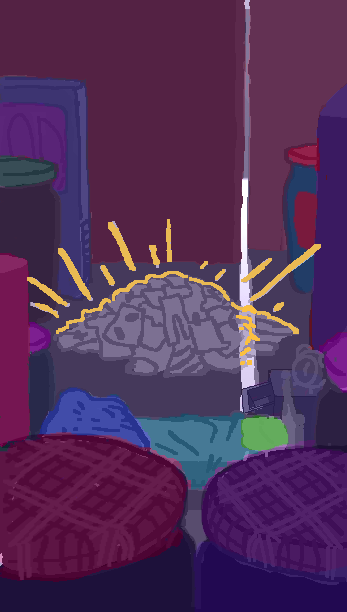
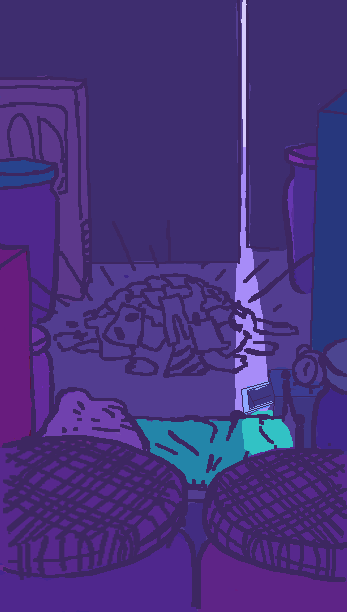
Layers edited between the first and the second (347, 612) image:
hid "Layer 10" over 27, 219, 321, 365
hid "Layer 9 copy 3", blend color → normal over 0, 0, 347, 612
hid "Layer 9 copy", blend color → dissolve over 0, 0, 347, 612
renamed "Fills" to "Fills copy", moved it into group "V1" over 0, 0, 347, 612
moved "Lines" (2nd of 5, in "V2") into group "V2" over 0, 76, 347, 609
painted on "Lines" (3rd of 5, in "V2" › "Lines") over 0, 77, 36, 441
moved "Layer 1" (1st of 2, in "V2") into group "V2" over 0, 0, 347, 612
added group "V3" with 24 layers above "Background" over 0, 0, 347, 612
added layer "Color Fill 3" (dissolve) in group "V3" over 0, 0, 347, 612
added group "Lines" (4th of 5, in "V3") with 16 layers in group "V3" over 0, 0, 347, 609
added layer "Lines" (5th of 5, in "V3" › "Lines") in group "Lines" over 0, 77, 314, 441
added layer "Clothes" (3rd of 3, in "V3" › "Lines") in group "Lines" over 3, 76, 299, 461
added layer "Layer 11" in group "Lines" over 91, 0, 347, 347
added group "jamLidLines" (3rd of 3, in "V3" › "Lines") with 5 layers in group "Lines" over 3, 438, 347, 580
added layer "Jars2 copy" (3rd of 3, in "V3" › "Lines" › "jamLidLines") in group "jamLidLines" over 3, 438, 183, 580
added layer "Layer 3 copy" (3rd of 3, in "V3" › "Lines" › "jamLidLines") in group "jamLidLines" over 3, 438, 326, 575
added layer "Jars2" (3rd of 3, in "V3" › "Lines" › "jamLidLines") in group "jamLidLines" over 209, 450, 347, 580
added layer "Layer 3" (3rd of 3, in "V3" › "Lines" › "jamLidLines") in group "jamLidLines" over 213, 450, 347, 575
added layer "Jars" (3rd of 3, in "V3" › "Lines") in group "Lines" over 0, 143, 347, 609
added layer "BedFrame" (3rd of 3, in "V3" › "Lines") in group "Lines" over 186, 370, 305, 503
added layer "Layer 14" in group "V3" over 175, 0, 347, 466
added layer "Layer 13" in group "V3" over 0, 0, 347, 612
added layer "Color Fill 2" in group "V3" over 0, 0, 347, 612
showed "Background" over 0, 0, 347, 612
…and 5 more changes (4 added, 1 painted)
